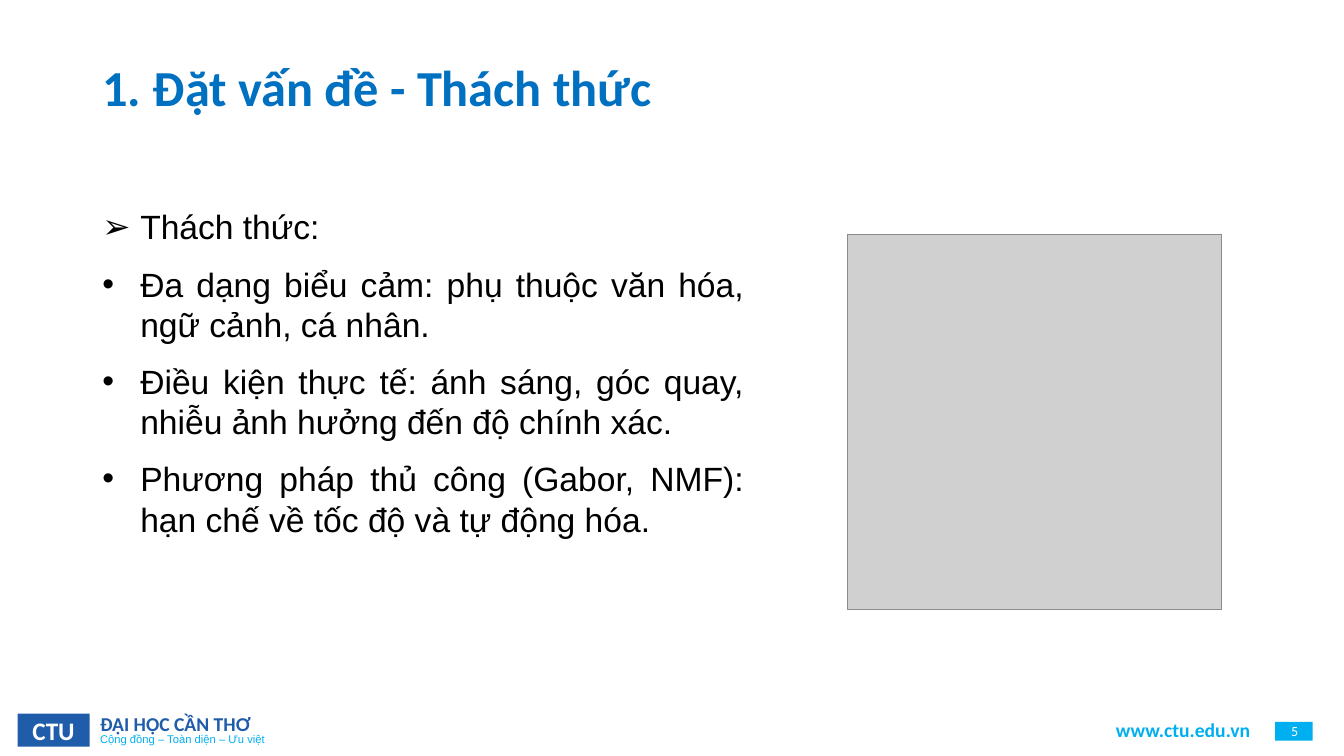
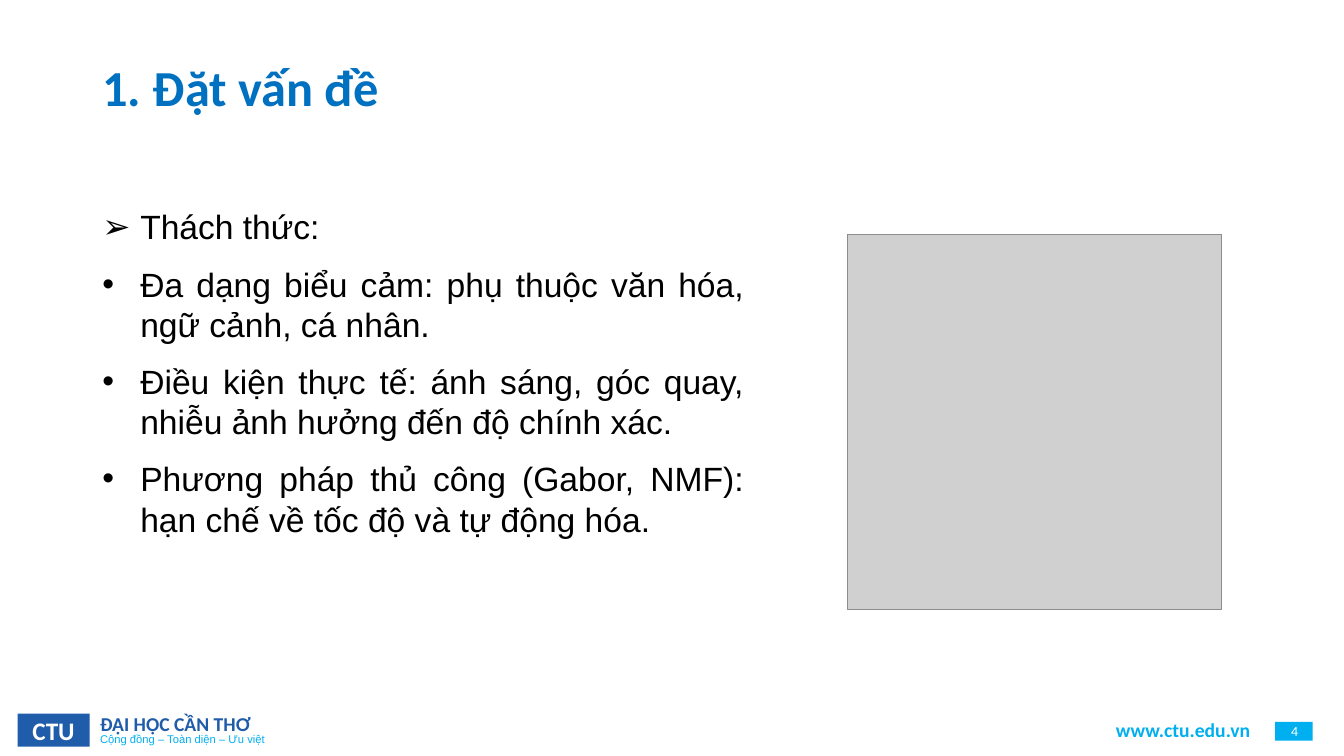
Before and after one commit to Viet0904/FER, a slide deck: slide 4 of BaoCao/B2111908_LuanVan.pptx (slide 5 before the commit). Drawn at 1344x756 pixels with LibreOffice and Linux fonts; fonts in the diff are those of the drawing; grey boxes stand for pictures; background and template pictures are left out. Boxes give left, top, right and bottom in pixels: in the first picture for what was removed or moved away, otherwise in the second. Text is boxed around its words. In the diff, an @@ line names an element or a change of style, - is before the commit and + after.

```diff
--- a/BaoCao/B2111908_LuanVan.pptx
+++ b/BaoCao/B2111908_LuanVan.pptx
@@ title at (102, 68, 379, 115): text changed @@
-1. Đặt vấn đề - Thách thức
+1. Đặt vấn đề
@@ page number at (1291, 727, 1298, 736): text changed @@
-5
+4
```
Also in this commit, not shown: 9 other slides changed, 5 slides added, 10 slides removed, 7 other files.
